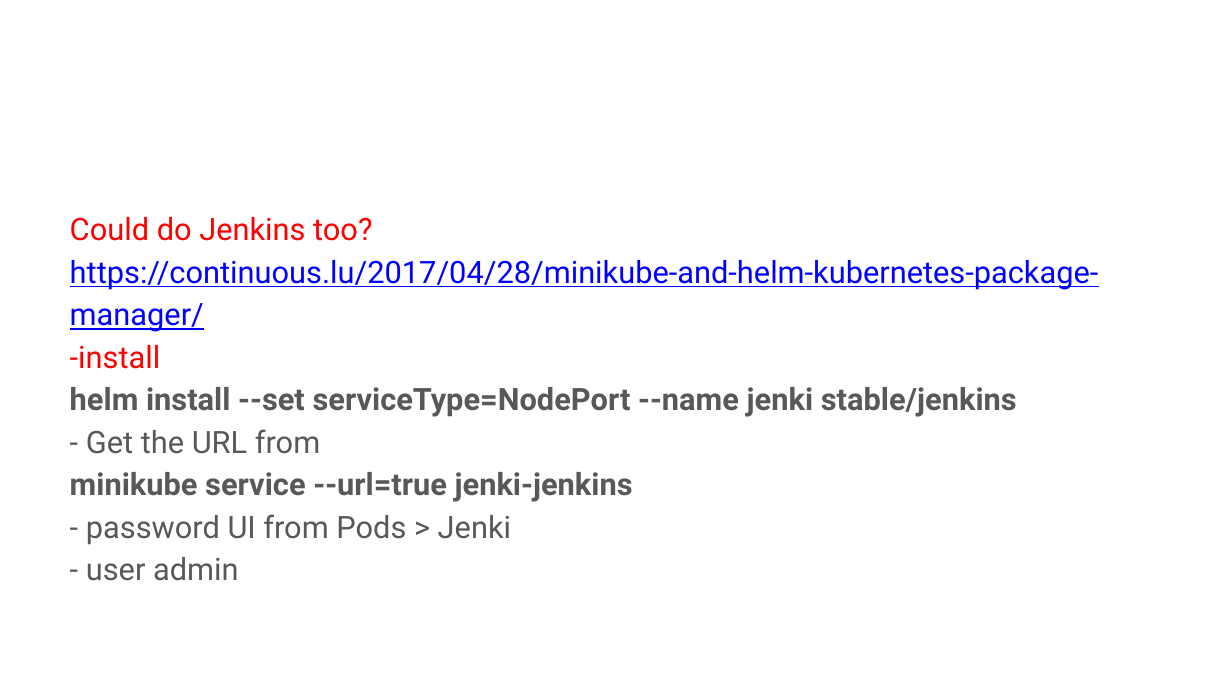
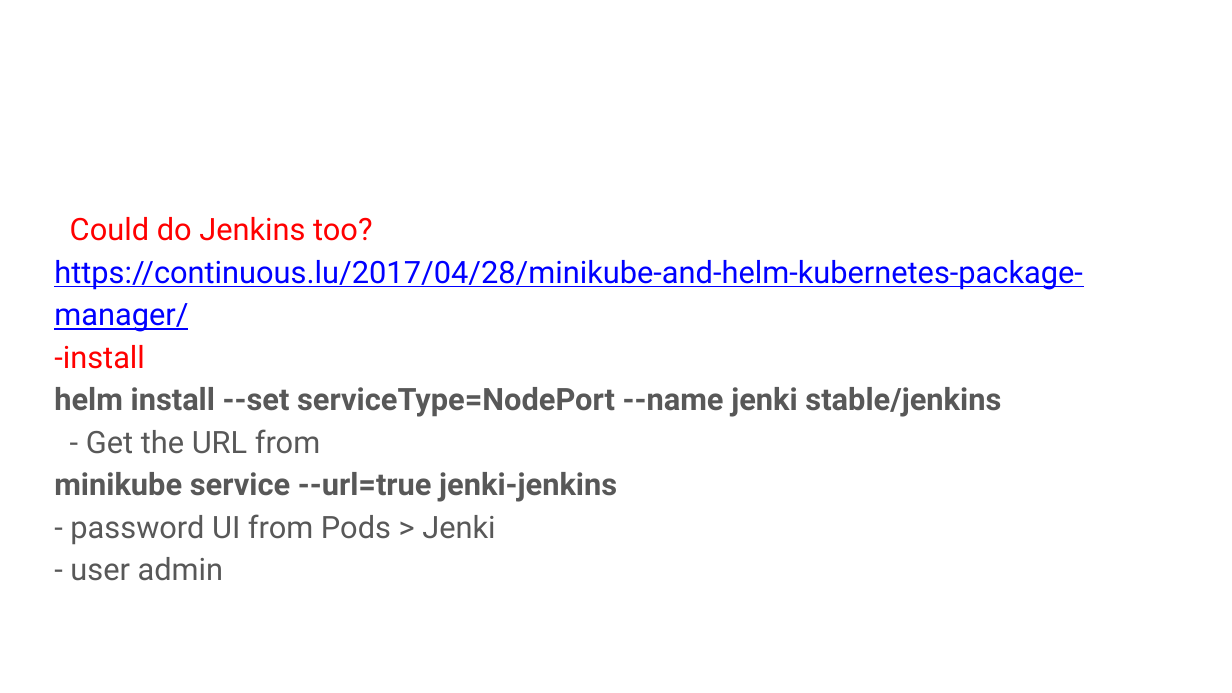
Before and after one commit to AutomatedIT/presentations, a slide deck: slide 16 of KubernetesMinikubeHelm_demos.pptx. Drawn at 1232x693 pixels with LibreOffice and Linux fonts; fonts in the diff are those of the drawing; background and template pictures are left out. Boxes give left, top, right and bottom in pixels: in the first picture for what was removed or moved away, otherwise in the second. Text is boxed around its words. In the diff, an @@ line names an element or a change of style, - is before the commit and + after.

```diff
--- a/KubernetesMinikubeHelm_demos.pptx
+++ b/KubernetesMinikubeHelm_demos.pptx
@@ text "Could do Jenkins too? https://continuous.lu/2017/04/28/minik ..." at (54, 217, 1083, 581): indent changed @@
```
Also in this commit, not shown: 14 other slides changed, 3 other files.
